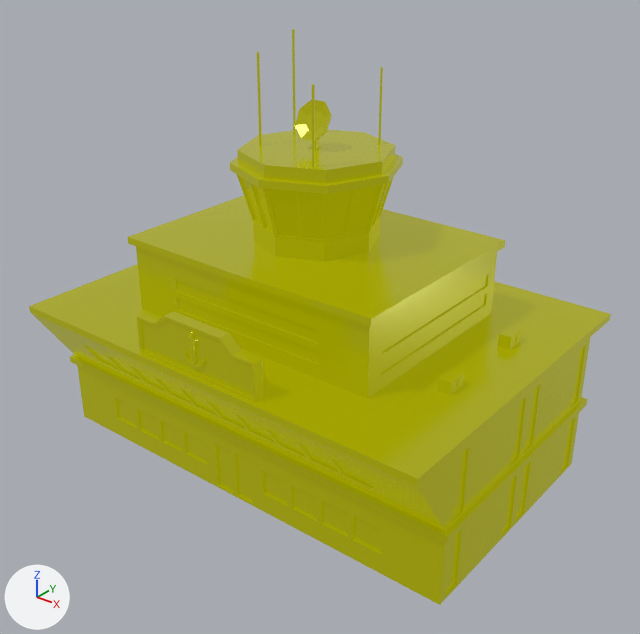
What one commit did to the glTF model public/models/building-port-sea.glb.
Camera for both pictures: a 50 mm camera at (28.9, -36.5, 30.6) aimed at (1.0, -1.7, 9.0). The axes (+X, +Y, +Z) are drawn at lower left. The lights are the same throughout. Where no turn or scale is listed for an object, it has been applied to the vertices.

The older version as bpy lines, for what is in view:
```python
me_building_port_sea = bpy.data.meshes.new('building-port-sea')
me_building_port_sea.from_pydata(...)  # 1684 vertices, 3218 faces; spans x -13.6..13.6, y -10.7..9.3, z 0.0..23.9
me_building_port_sea.materials.append(mat_lowpoly_colors)
ob_building_port_sea = bpy.data.objects.new('building-port-sea', me_building_port_sea)
ob_building_port_sea.location = (0.0, 0.0, 0.0)
```
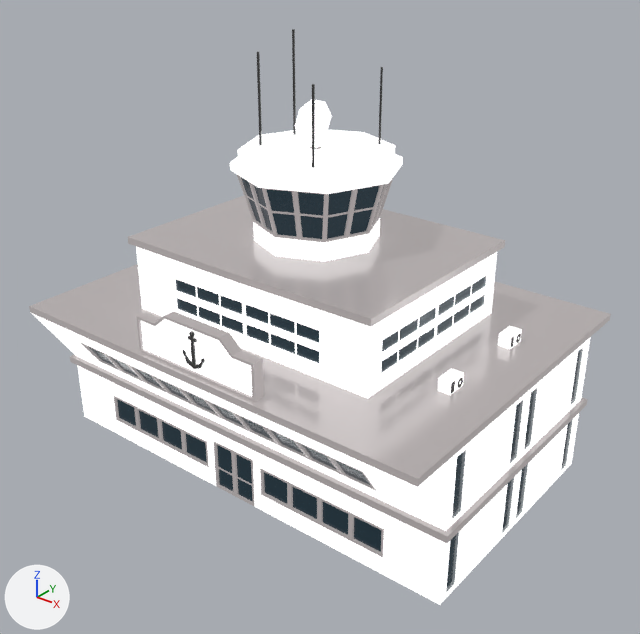
Where the change shows, as pixel boxes [x1, y1, x2, y2] in the pictures (640 x 634 px):
'building-port-sea', recoloured (yellow to white): [29, 29, 611, 605] in both

The change, as a diff of the scene's bpy script:
```diff
--- a/public/models/building-port-sea.glb.py
+++ b/public/models/building-port-sea.glb.py
@@ img_base @@
+img_base = load_image('base', '_unpacked/base', 1024, 1024, 'sRGB')
@@ mat_lowpoly_colors_001 @@
+mat_lowpoly_colors_001 = bpy.data.materials.new('LOWPOLY-COLORS.001')
+# uses the picture img_base
@@ me_building_port_sea @@
 me_building_port_sea.from_pydata(...)  # 1684 vertices, 3218 faces; spans x -13.6..13.6, y -10.7..9.3, z 0.0..23.9
-me_building_port_sea.materials.append(mat_lowpoly_colors)
+me_building_port_sea.materials.append(mat_lowpoly_colors_001)
```
